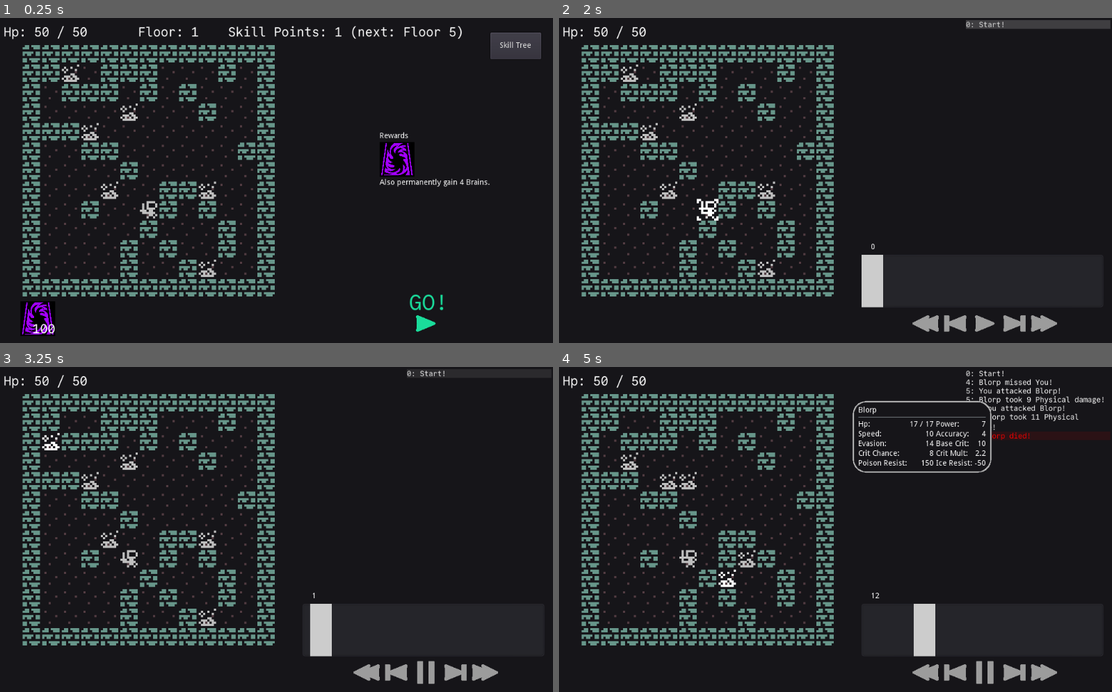
Above: before the commit, frames 1-4 (two rows, left to right).
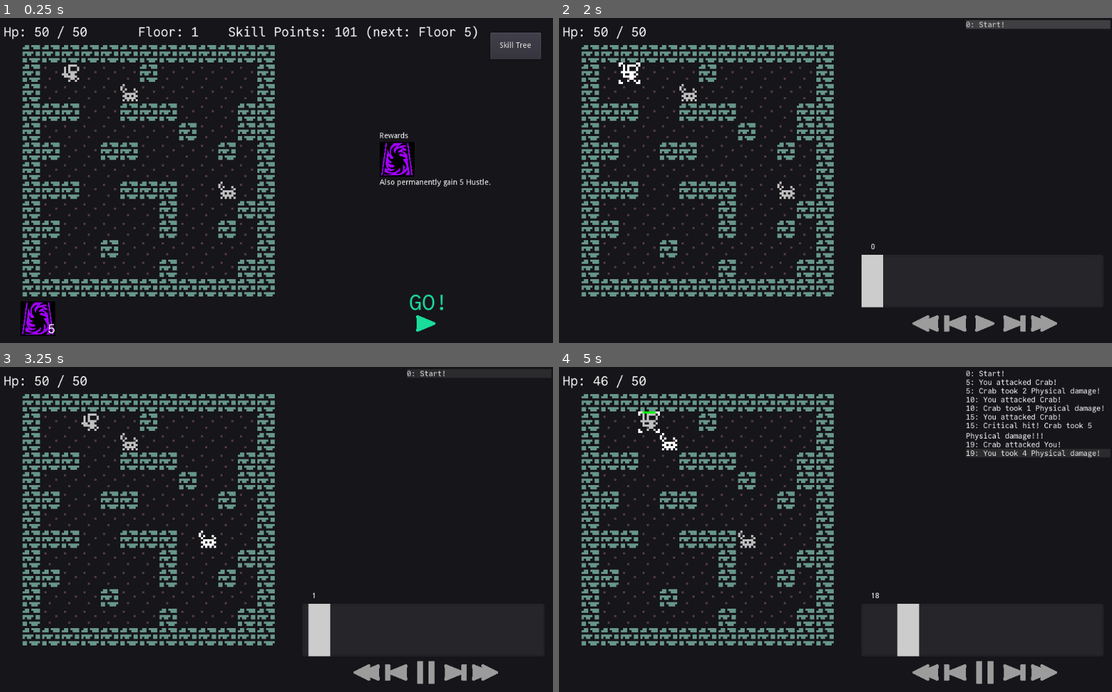
Above: after the commit, the same moments.

Repository: redxaxder/7DRL2024
Game: Godot game, scene res://main.tscn
Two runs of this game, one before a commit and one after it. Both use one fixed random seed, a clock stepped at 60 frames per second and the inputs below.
Inputs (mouse positions are in pixels of both pictures, inside the frame that each line leads up to):
- Up to frame 1 (0.25 s): no input
- Up to frame 2 (2 s): click (984, 317) at 0.5 s; click (1040, 24) at 1.25 s
- Up to frame 3 (3.25 s): tap Enter (return) at 2 s; drag from (276, 529) to (331, 458) at 2.02 s; tap Space (toggle) at 2.75 s; drag from (165, 545) to (248, 594) at 2.77 s
- Up to frame 4 (5 s): move the mouse to (890, 458) at 3.52 s; hold D (right) 3.53-4.25 s; hold Space (toggle) 3.53-4.25 s; tap Enter (return) at 3.8 s; drag from (807, 594) to (664, 480) at 4.27 s

The runs differ from the first frame. In frame 1, 6.0% of the frame differs, in the area x 6-89%, y 2-98%; in frame 2, 5.6%; in frame 3, 5.6%; in frame 4, 9.2%, in the area x 6-99%, y 2-90%.

Commit message:
Dragon

Diff:
--- a/ViewSkillTree.gd
+++ b/ViewSkillTree.gd
@@ -4,7 +4,7 @@
 
 export var skill_tree: Resource
 
-var extra_skill_points : int = 0
+var extra_skill_points : int = 100
 
 var num_skills_to_unlock: int = 0
 var progress: int = 0
--- a/data/actor_types.gd
+++ b/data/actor_types.gd
@@ -11,6 +11,7 @@
 	Goblin,
 	Gazer,
 	BigShrine,
+	Dragon,
 	}
 
 const NAMES = [ \
@@ -25,6 +26,7 @@
 	"Goblin",
 	"Gazer",
 	"Shrine",
+	"Dragon",
 ]
 
 const SPRITES = [ \
@@ -39,6 +41,7 @@
 	preload("res://graphics/goblin/goblin.png"),
 	preload("res://graphics/gazer/gazer.tscn"),
 	preload("res://graphics/shrine/shrine.png"),
+	preload("res://graphics/dragon/dragon.png"),
   ]
 
 const STATS = {
@@ -48,7 +51,7 @@
 		Stat.Kind.Health: 30,
 		 },
 	Type.Gazer: {
-		"base": [30,30,30,30,30,30],
+		"base": [20,20,20,20,20,20],
 		"attack": Elements.Kind.Ice,
 		Stat.Kind.Speed: 200
 		},
@@ -93,6 +96,12 @@
 	Type.Goblin: {
 		"base": [3,3,3,3,3,3],
 		Stat.Kind.Evasion: 50,
+	},
+	Type.Dragon: {
+		"base": [50,50,50,50,50,50],
+		"attack": Elements.Kind.Fire,
+		Stat.Kind.FireResist: 150,
+		Stat.Kind.IceResist: 150,
 	},
 }
 
--- a/data/consumables/Consumables.gd
+++ b/data/consumables/Consumables.gd
@@ -19,7 +19,7 @@
 		"description": "Skip the current encounter.",
 		"sprite": preload("res://graphics/consumables/magic-portal.svg"),
 		"color": Color("#a300ff"),
-		"start_count": 100
+		"start_count": 5
 	},
 	"health": {
 		"name": "Health Potion",
--- /dev/null
+++ b/graphics/dragon.tscn
@@ -0,0 +1,8 @@
+[gd_scene load_steps=2 format=2]
+
+[sub_resource type="StreamTexture" id=1]
+load_path = "res://.import/dargon.png-9f26f23d72c448dea985fa526434bad5.stex"
+
+[node name="Dragon" type="Sprite"]
+scale = Vector2( 8, 8 )
+texture = SubResource( 1 )
--- /dev/null
+++ b/graphics/wolf2.tscn
@@ -0,0 +1,7 @@
+[gd_scene load_steps=2 format=2]
+
+[ext_resource path="res://graphics/wolf/wolf.png" type="Texture" id=1]
+
+[node name="Wolf2" type="Sprite"]
+scale = Vector2( 8, 8 )
+texture = ExtResource( 1 )
--- a/main.gd
+++ b/main.gd
@@ -102,6 +102,8 @@
 
 func new_game():
 	gameover = false
+
+	# set lethal encounter to random floor 1-3
 
 	reward_bonuses = []
 
@@ -116,6 +118,7 @@
 
 	get_node("%ViewSkillTree").player_stats = player_stats
 	randomize()
+	encounters[1].focus = (randi() % 3) + 1
 	get_node("%ConsumablesContainer").init_starting_consumables()
 	make_encounter()
 
@@ -273,6 +276,7 @@
 	Actor.Type.Crab,
 	Actor.Type.Goblin,
 	Actor.Type.Squid,
+	#dragon not included
 	]
 var encounters = [
 	{	"weight": 300,
@@ -282,11 +286,11 @@
 		"units": [Actor.Type.Blorp]
 	},
 	{	"weight": 400000, # near guarantee of two wolves on floor 2
-		"focus": 2,
+		"focus": 2, # changed in main
 		"spread": 0.0000001,
 		"min": 2,
-		"max": 2,
-		"units": [Actor.Type.Wolf]
+		"max": 3,
+		"units": [Actor.Type.Wolf, Actor.Type.Dragon]
 	},
 	{	"focus": 10,
 		"min": 1,
@@ -341,7 +345,7 @@
 	{	"focus": 100,
 		"min": 1,
 		"max": 6,
-		"units": [Actor.Type.Imp, Actor.Type.Gazer]
+		"units": [Actor.Type.Imp, Actor.Type.Gazer, Actor.Type.Dragon]
 	},
 ]
 
Binary file added: graphics/dragon/dragon.png
Not shown, added: graphics/dragon/dragon.png.import
